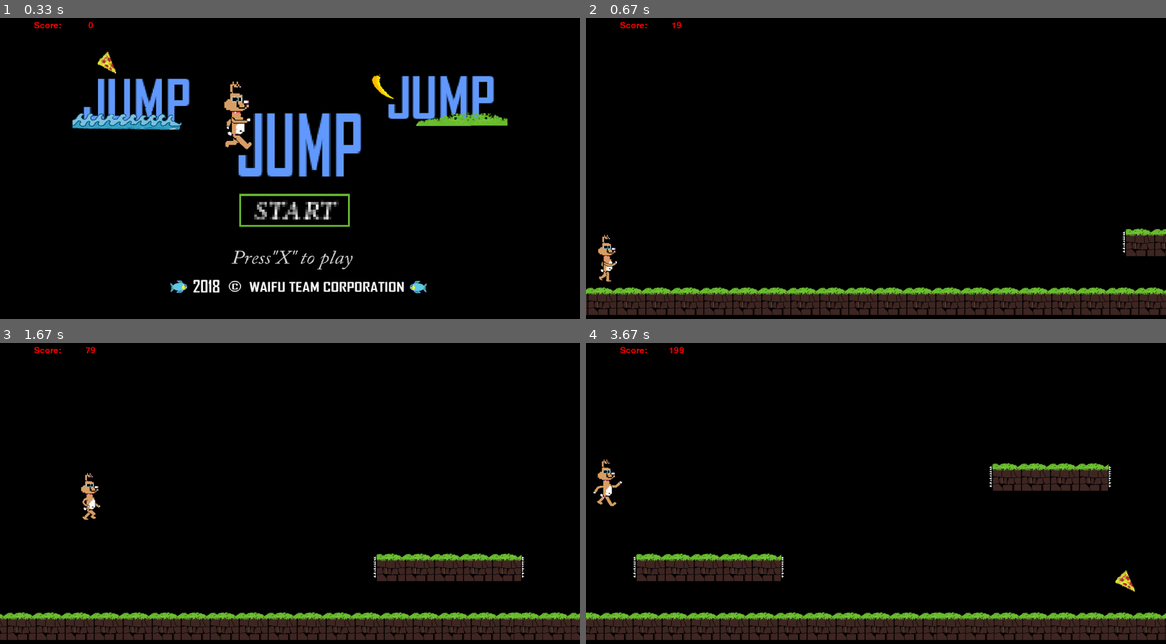
Above: before the commit, frames 1-4 (two rows, left to right).
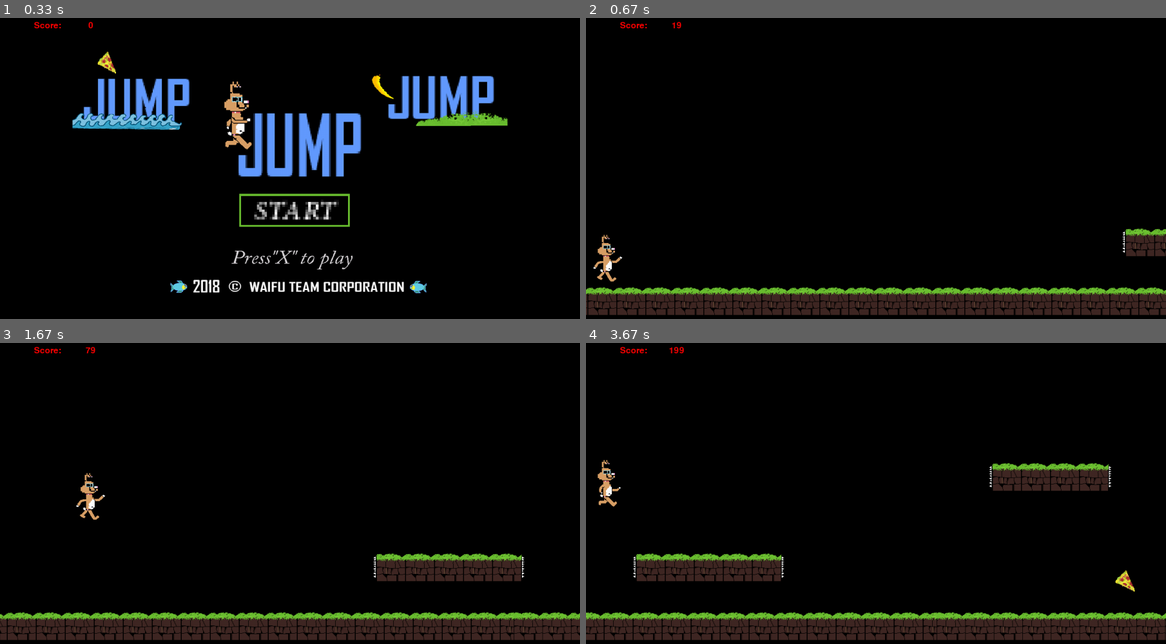
Above: after the commit, the same moments.

Repository: Yukishiori/pygame_proj
Game: pygame game, started from main.py
The game is run twice, just before and just after one commit, with the same random seed, the same clock (stepped at 60 frames per second) and the same inputs.
Inputs:
- Up to frame 1 (0.33 s): no input
- Up to frame 2 (0.67 s): tap X at 0.33 s
- Up to frame 3 (1.67 s): hold Right 0.67-1.13 s; hold Up 1.17-1.47 s; hold Right from 1.5 s (still down)
- Up to frame 4 (3.67 s): release Right at 1.97 s; hold Left 2-2.53 s; hold Down 2.57-2.87 s; hold Left 2.9-3.3 s; hold Up from 3.33 s (still down)

Frame 1 is identical in both runs. In frame 2, 0.2% of the frame differs, in the area x 1-7%, y 72-88%; in frame 3, 0.2%; in frame 4, 0.2%.

Commit message:
Merge branch 'master' of https://github.com/Yukishiori/pygame_proj
# Conflicts:
#	.idea/misc.xml
#	.idea/the_game.iml
#	enemy/spike_left.py
#	enemy/spike_right.py
#	game_object.py
#	main.py
#	player/player.py

Diff:
--- a/renderers/player_animator.py
+++ b/renderers/player_animator.py
@@ -35,17 +35,17 @@
 
     def update(self, player_dx, player_dy):
         if player_dx > 0:
-            if player_dy > 0:
+            if player_dy < 0:
                 self.current_animation = self.right_animation
             else:
                 self.current_animation = self.straight_animation
         elif player_dx < 0:
-            if player_dy > 0:
+            if player_dy < 0:
                 self.current_animation = self.left_animation
             else:
                 self.current_animation =Animation(["images/player_left/player1_right2.png"], loop = True)
         else:
-            if player_dy > 0:
+            if player_dy < 0:
                 self.current_animation = self.right_animation
             else:
                 self.current_animation = self.straight_animation
